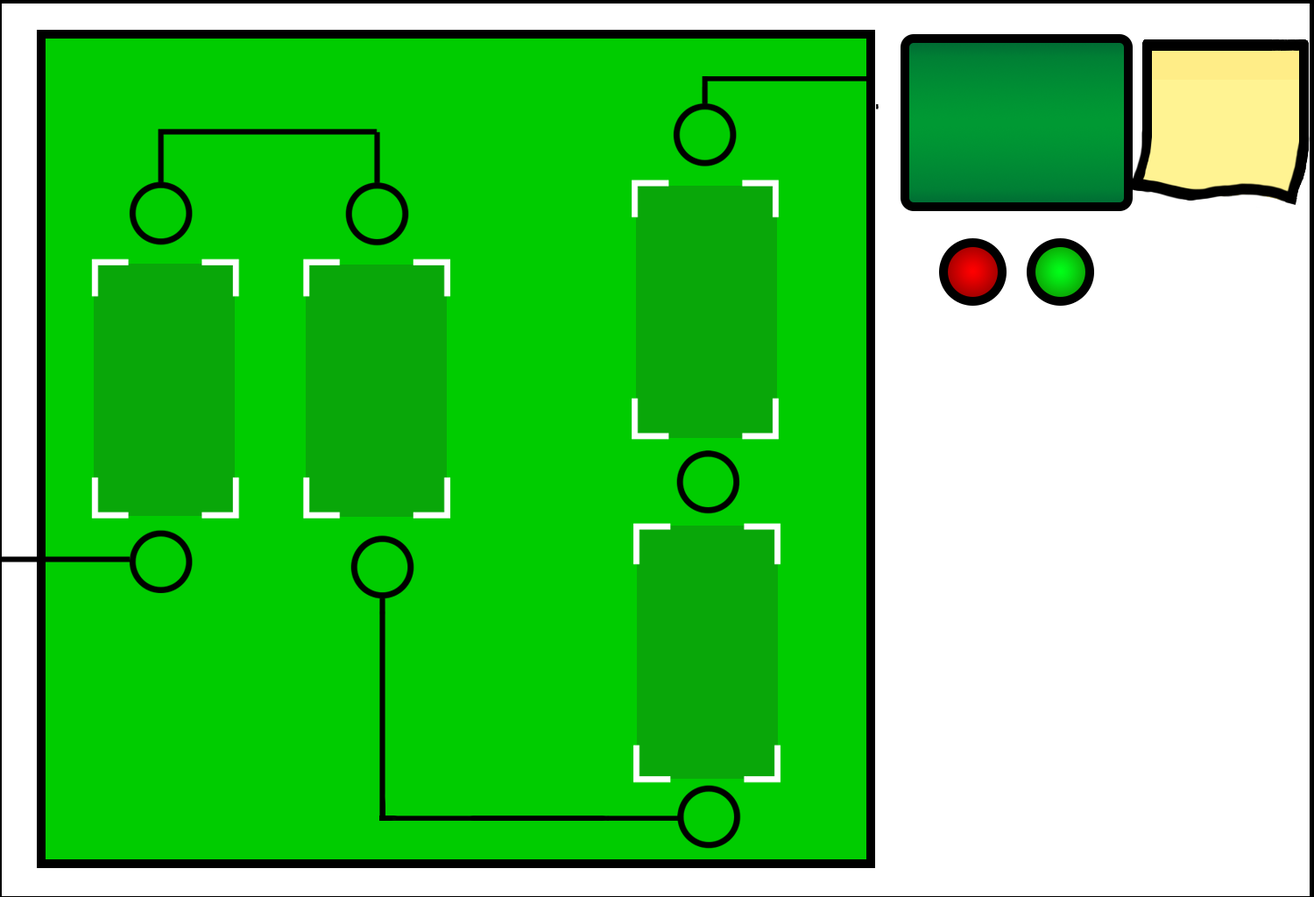
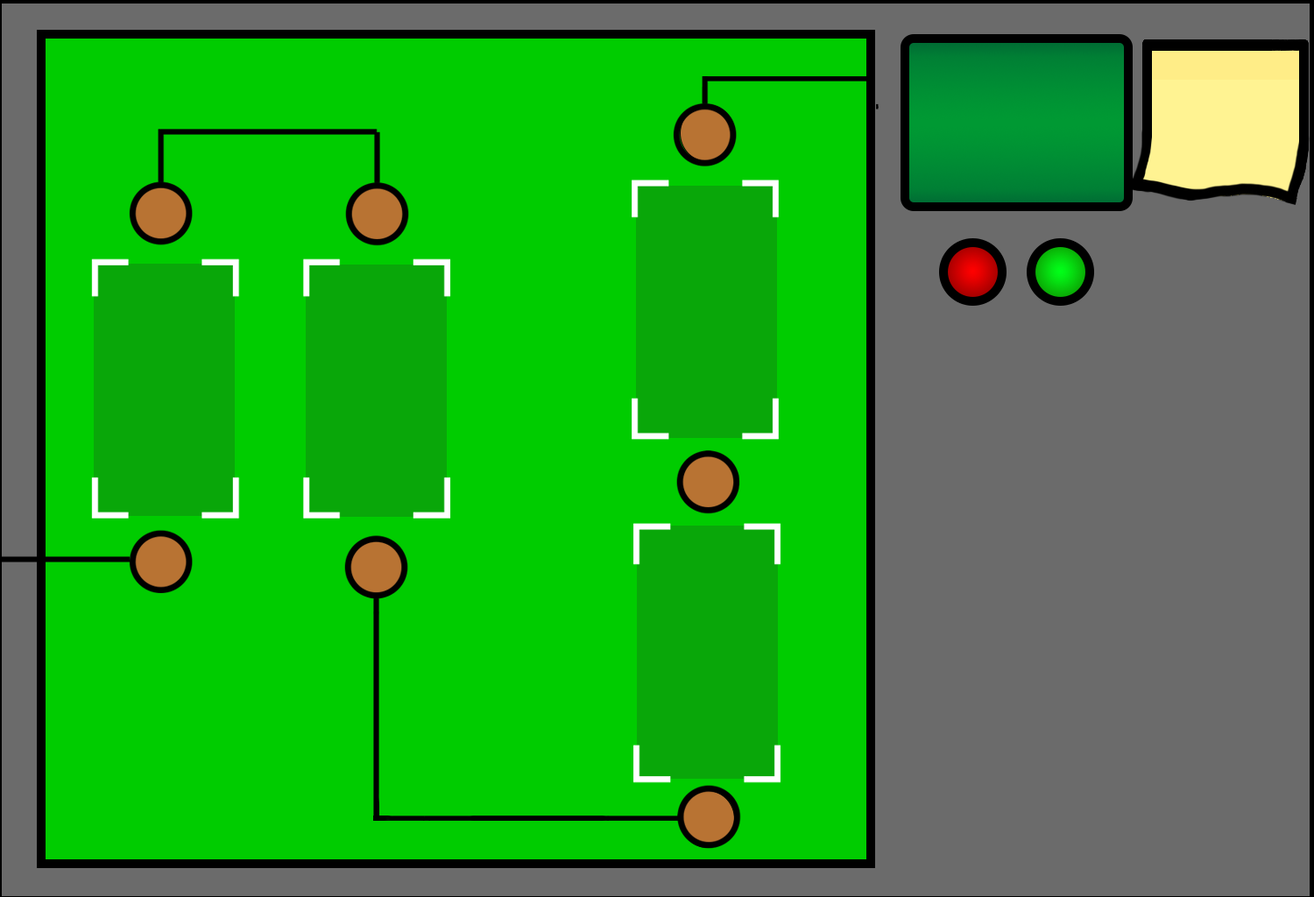
Revision of a layered w=1314, h=897 image; what changed, layer by layer:
added layer "Layer 5" above "Layer 6" over (424, 815, 431, 822)
added layer "Layer 6" above "Ellipse 3" over (422, 815, 426, 822)
painted on "Ellipse 3" over (344, 535, 431, 822)
added layer "Ellipse 4" (1st of 7) above "Ellipse 4" over (680, 104, 735, 161)
added layer "Ellipse 4" (2nd of 7) above "Ellipse 4" over (134, 187, 187, 240)
added layer "Ellipse 4" (3rd of 7) above "Ellipse 4" over (351, 187, 404, 241)
added layer "Ellipse 4" (4th of 7) above "Ellipse 4" over (682, 455, 735, 509)
added layer "Ellipse 4" (5th of 7) above "Ellipse 4" over (682, 791, 736, 849)
added layer "Ellipse 4" (6th of 7) above "Ellipse 4" over (348, 540, 404, 599)
added layer "Ellipse 4" (7th of 7) above "Ellipse 2" over (134, 536, 187, 588)
painted on "Ellipse 2" over (1035, 247, 1086, 298)
painted on "Ellipse 1" over (948, 247, 999, 297)
painted on "Rectangle 1" over (1, 3, 1311, 897)
